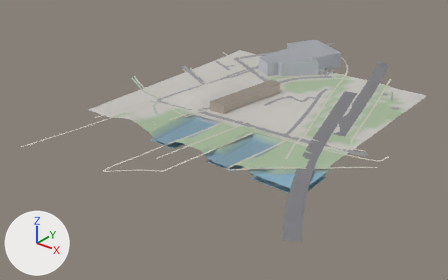
The glTF model game/world/tile_-1_4.glb, before and after one commit.
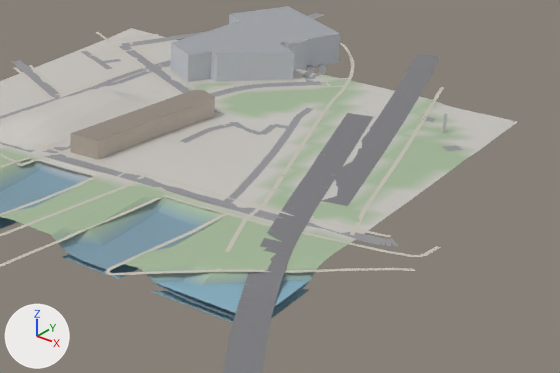
The first picture shows the older version from a camera (50 mm lens) standing at (220.0, -1651.0, 250.0) and looking at (-150.0, -1190.0, -36.0). The close-ups show the older and then the newer version on the part from 39% to 100% of the width and 13% to 78% of the height of that picture. Only the edits that show in the close-ups are written down. Lighting does not change. The marker at lower left points along +X, +Y and +Z. Where no turn or scale is listed for an object, it has been applied to the vertices.

The older version as bpy lines, for what is in view:
```python
me_buildings = bpy.data.meshes.new('buildings')
me_buildings.from_pydata(...)  # 93 vertices, 137 faces; spans x -196.0..-23.0, y -1204.0..-966.0, z -2.0..16.0
me_buildings.materials.append(mat_defaultmaterial)
me_terrain = bpy.data.meshes.new('terrain')
me_terrain.from_pydata(...)  # 1089 vertices, 2048 faces; spans x -256.0..0.0, y -1280.0..-1024.0, z -5.0..7.0
me_terrain.materials.append(mat_defaultmaterial_003)
me_water = bpy.data.meshes.new('water')
me_water.from_pydata(...)  # 21 vertices, 13 faces; spans x -168.0..0.0, y -1280.0..-1216.0, z -7.0..-3.0
me_water.materials.append(mat_defaultmaterial_002)
ob_buildings = bpy.data.objects.new('buildings', me_buildings)
ob_buildings.location = (0.0, 0.0, 0.0)
ob_terrain = bpy.data.objects.new('terrain', me_terrain)
ob_terrain.location = (0.0, 0.0, 0.0)
ob_water = bpy.data.objects.new('water', me_water)
ob_water.location = (0.0, 0.0, 0.0)
# also in view: 'roads' at (-129.0, -1148.0, 0.0)
```
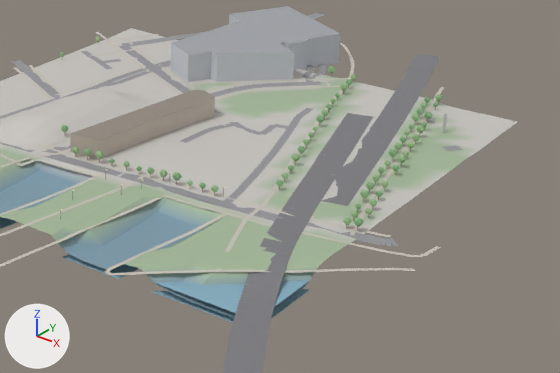
Edits to the bpy script that builds the scene:
```text
Add me_props:
    me_props.from_pydata(...)  # 1936 vertices, 3208 faces; spans x -257.0..-2.0, y -1275.0..-1023.0, z 0.0..8.0
    me_props.materials.append(mat_defaultmaterial_003)
Add ob_props:
    ob_props = bpy.data.objects.new('props', me_props)
    ob_props.location = (0.0, 0.0, 0.0)
```

Changed parts and their boxes [x1, y1, x2, y2] in the close-ups (560 x 373 px):
'props', added
    after: [59, 36, 443, 231]
